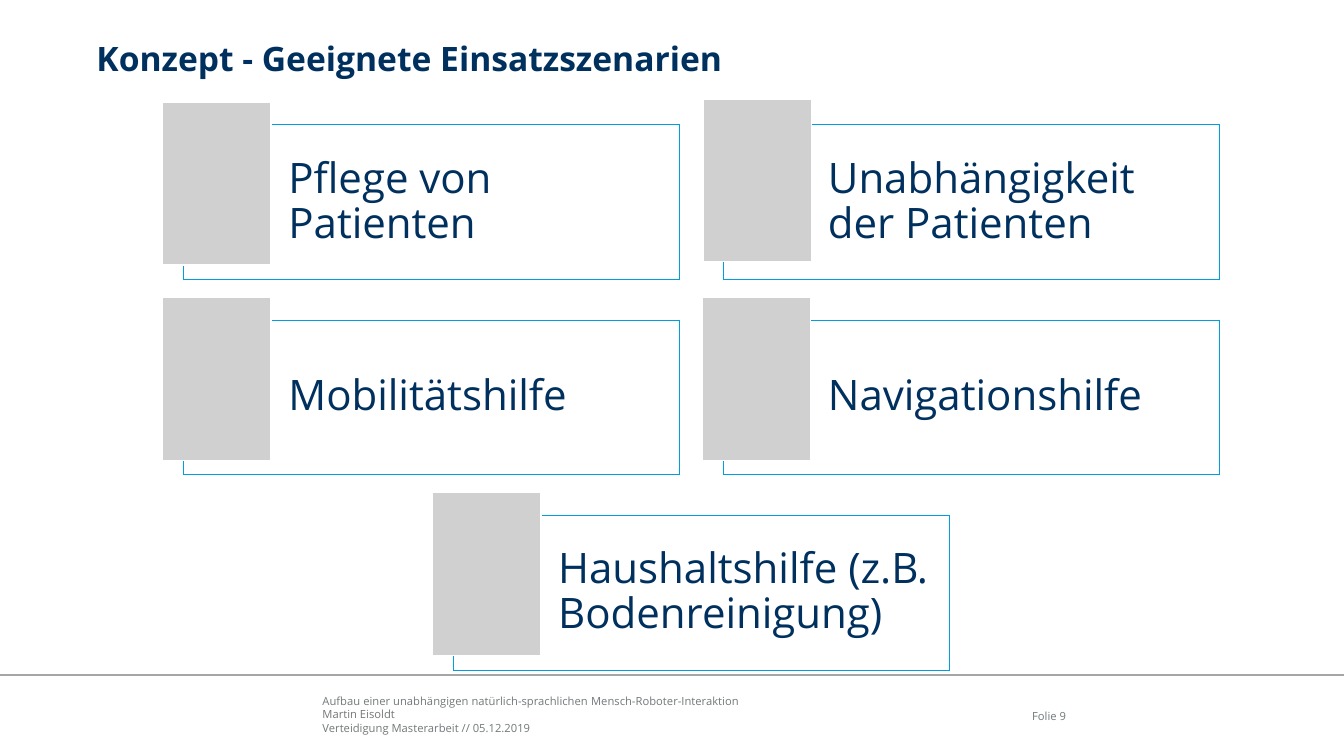
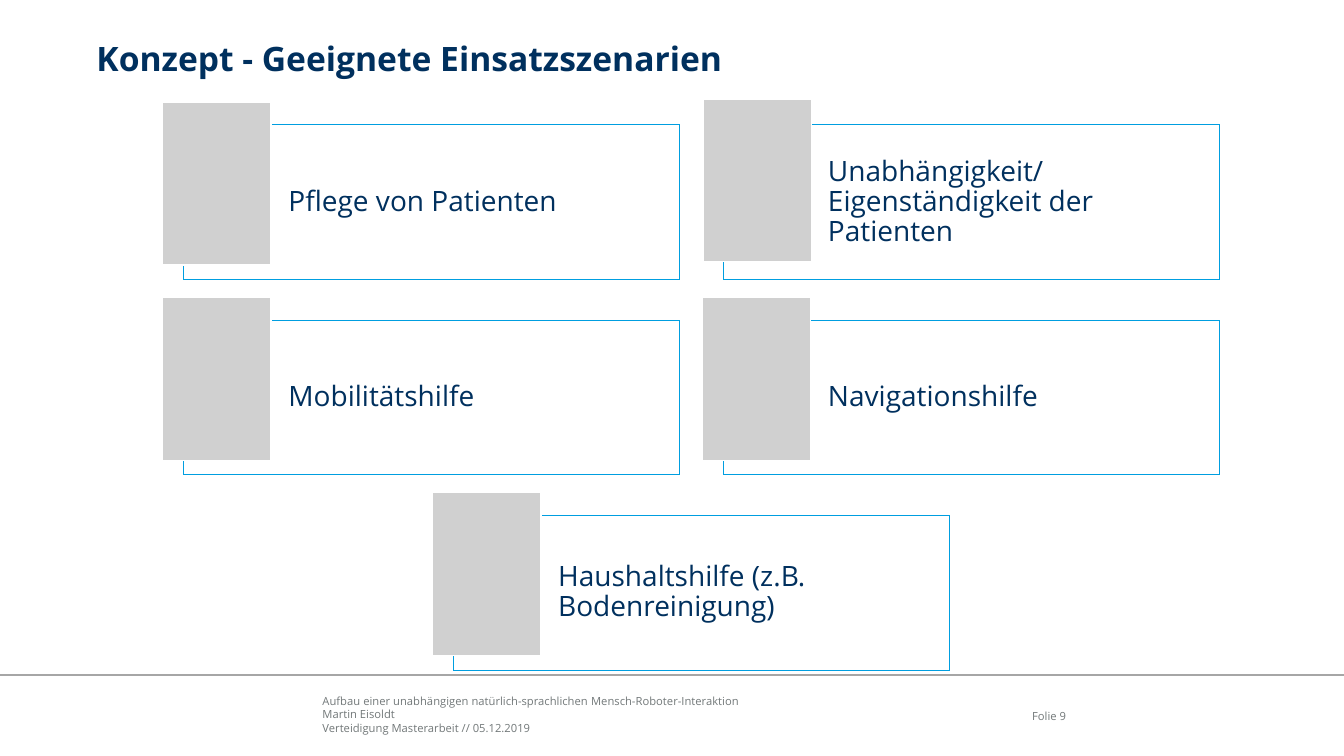
Before and after one commit to edegeyer/masterarbeit, a slide deck: slide 9 of verteidigung/verteidigung.pptx. Drawn at 1344x756 pixels with LibreOffice and Linux fonts; fonts in the diff are those of the drawing; grey boxes stand for pictures; background and template pictures are left out. Boxes give left, top, right and bottom in pixels: in the first picture for what was removed or moved away, otherwise in the second. Text is boxed around its words. In the diff, an @@ line names an element or a change of style, - is before the commit and + after.

```diff
--- a/verteidigung/verteidigung.pptx
+++ b/verteidigung/verteidigung.pptx
@@ text at <box>828,159,1093,242</box>: text changed; size 30 to 20 pt @@
-Unabhängigkeit der Patienten
+Unabhängigkeit/ Eigenständigkeit der Patienten
@@ size 30 to 20 pt; less space between paragraphs in 4 elements at <box>288,189,556,218</box>, <box>288,384,474,407</box>, <box>828,384,1038,413</box>, <box>558,564,805,623</box> @@
```
Also in this commit, not shown: 10 other slides changed, 1 slide added.
